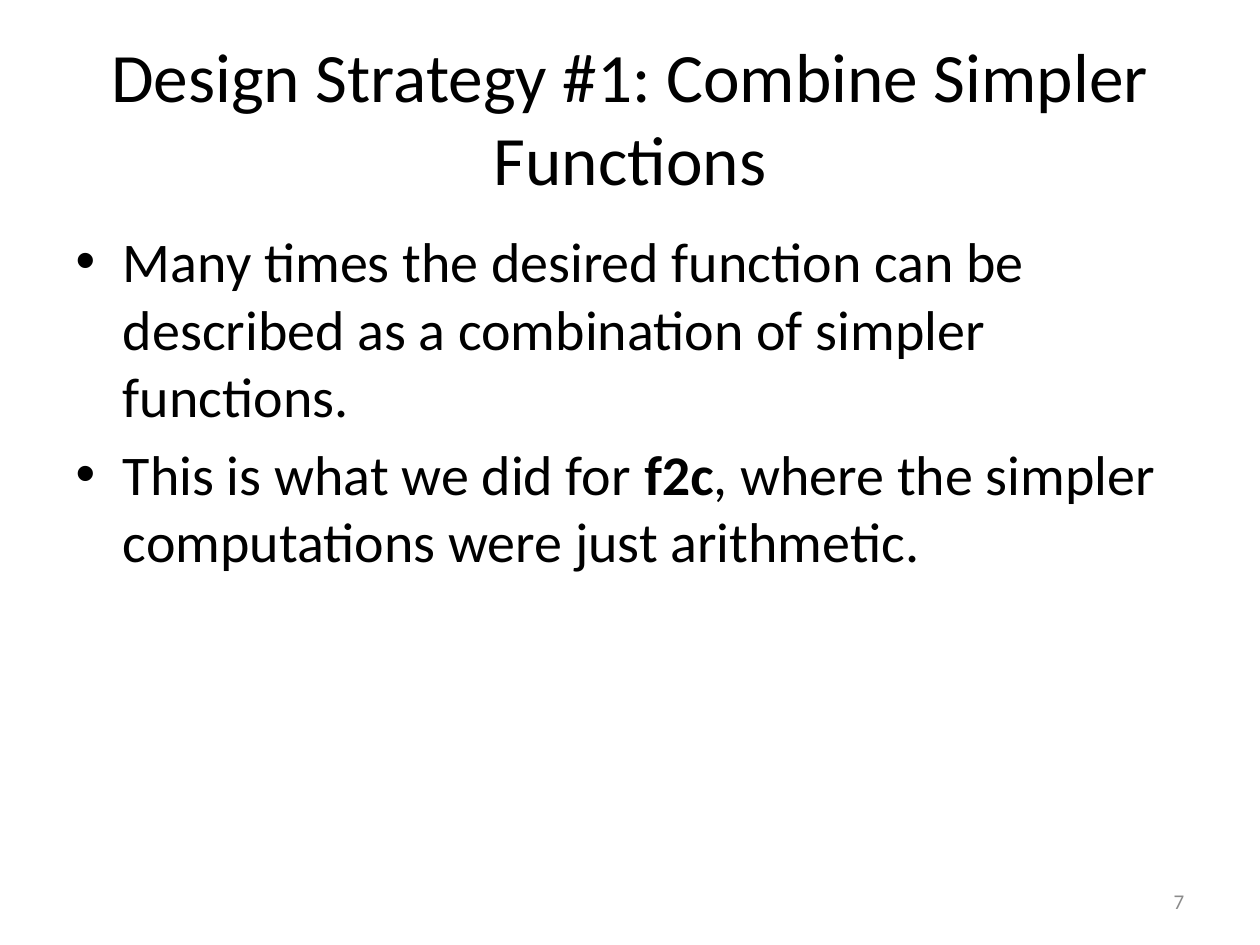
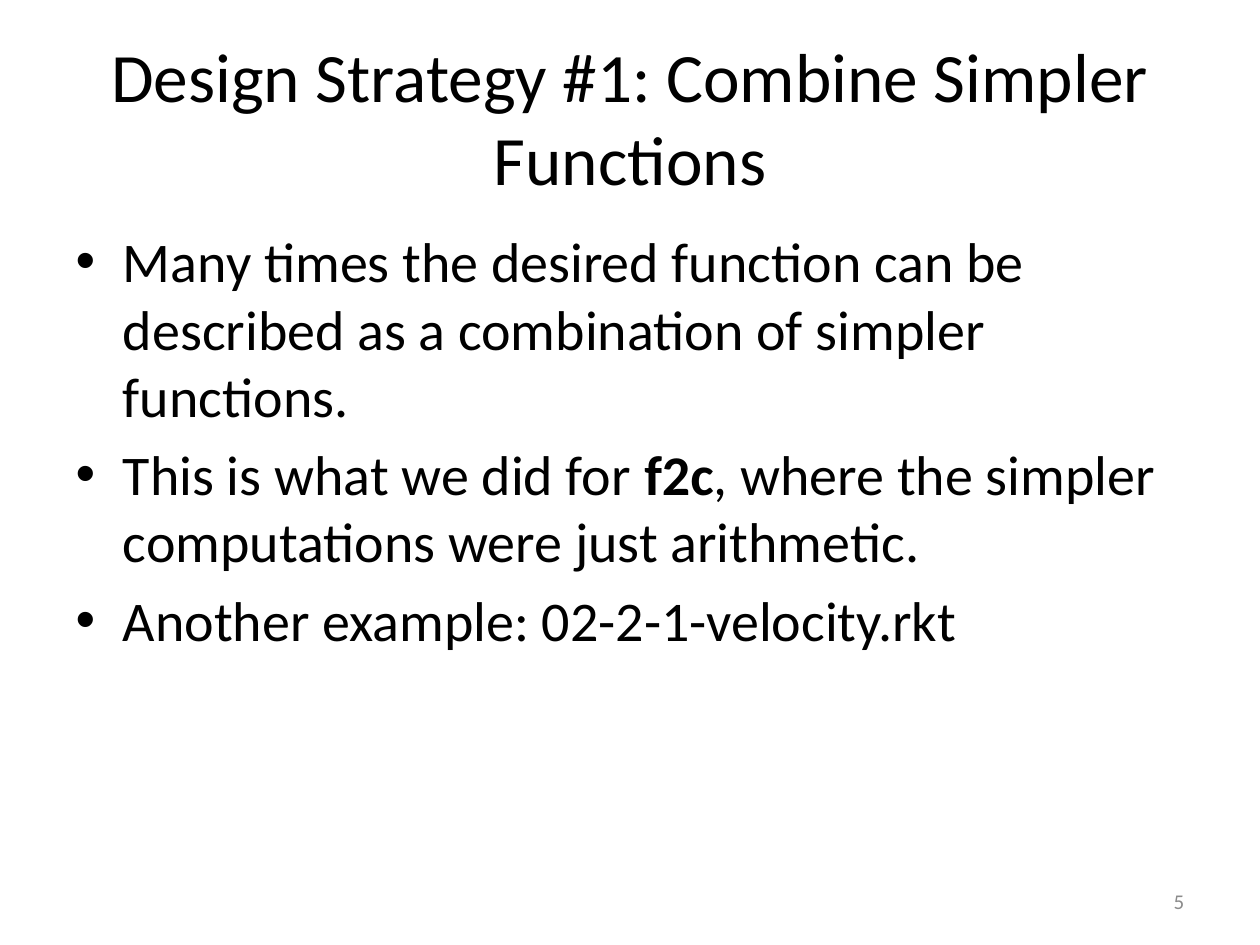
Before and after one commit to mwand/cs5010f17, a slide deck: slide 5 of Slides/Lesson 2.2 Design Strategies.pptx (slide 7 before the commit). Drawn at 1260x945 pixels with LibreOffice and Linux fonts; fonts in the diff are those of the drawing. Boxes give left, top, right and bottom in pixels: in the first picture for what was removed or moved away, otherwise in the second. Text is boxed around its words. In the diff, an @@ line names an element or a change of style, - is before the commit and + after.

```diff
--- a/Slides/Lesson 2.2 Design Strategies.pptx
+++ b/Slides/Lesson 2.2 Design Strategies.pptx
@@ text at [123, 602, 956, 650]: paragraph added @@
+• Another example: 02-2-1-velocity.rkt
@@ page number at [1174, 895, 1185, 909]: text changed @@
-7
+5
```
Also in this commit, not shown: 5 other slides changed, 4 slides removed, 1 other file.
